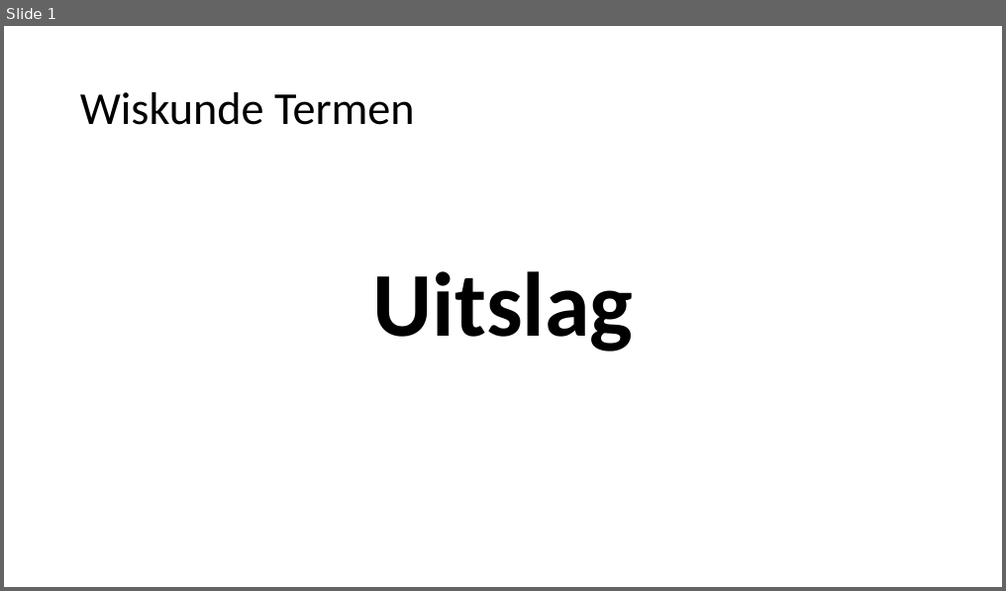
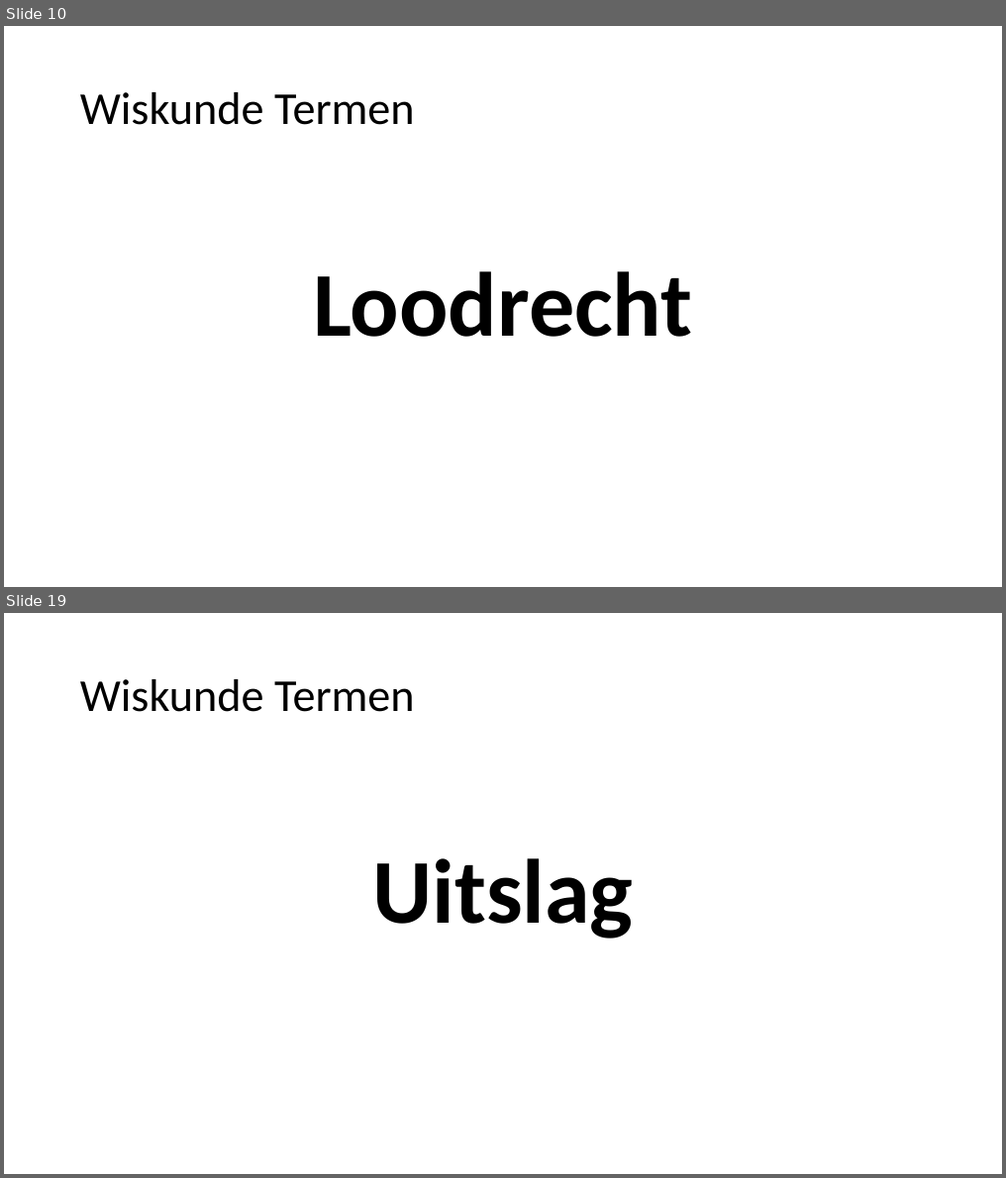
Before and after one commit to heinvinkel/wiskundetermen, a slide deck: meetkunde/AAAAMeetkunde.pptx. Shown one above the other, each under a label of ours: slide 1 before the commit, slides 10 and 19 after it; the slides between them are not shown. The pictures are 1006x591 and 1006x1178 pixels, drawn with LibreOffice and Linux fonts; fonts in the diff are those of the drawing. Boxes give left, top, right and bottom in pixels: in the first picture for what was removed or moved away, otherwise in the second. Text is boxed around its words. In the diff, an @@ line names an element or a change of style, - is before the commit and + after.

```diff
--- a/meetkunde/AAAAMeetkunde.pptx
+++ b/meetkunde/AAAAMeetkunde.pptx
@@ slide 10 added at (x1=4, y1=26, x2=1002, y2=587), background #FFFFFF @@
@@ title added at (x1=80, y1=92, x2=415, y2=125), 44 pt, text #000000 @@
+Wiskunde Termen
@@ text added at (x1=313, y1=272, x2=692, y2=337), 87.8 pt, text #000000, bold @@
+Loodrecht
@@ what was slide 1 is now slide 19 @@
```
Also in this commit, not shown: 17 other slides added, 4 other files.
